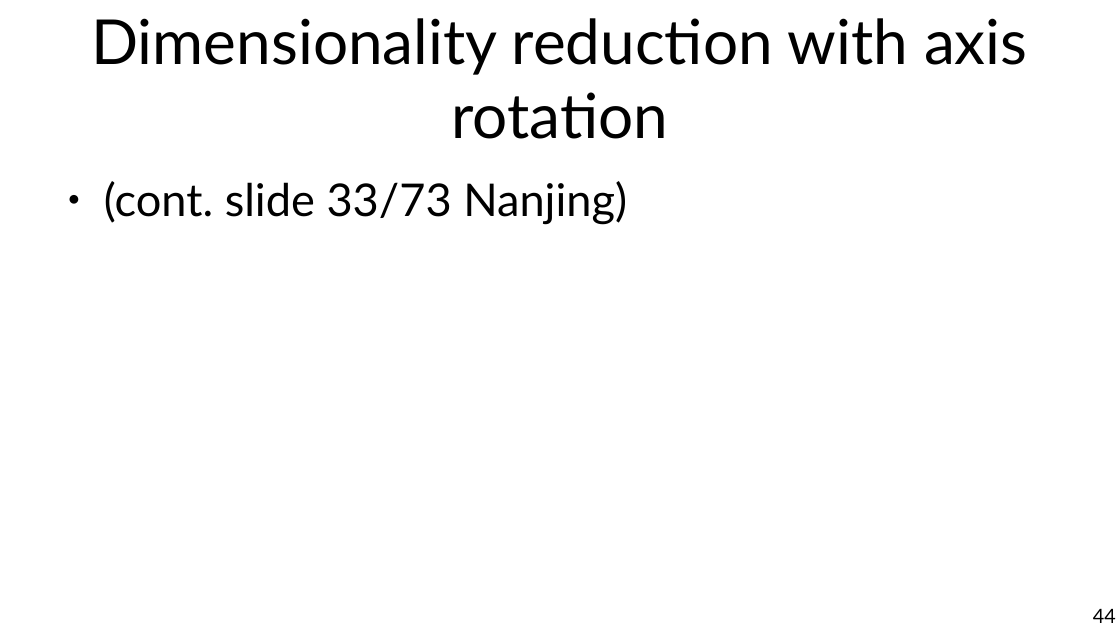
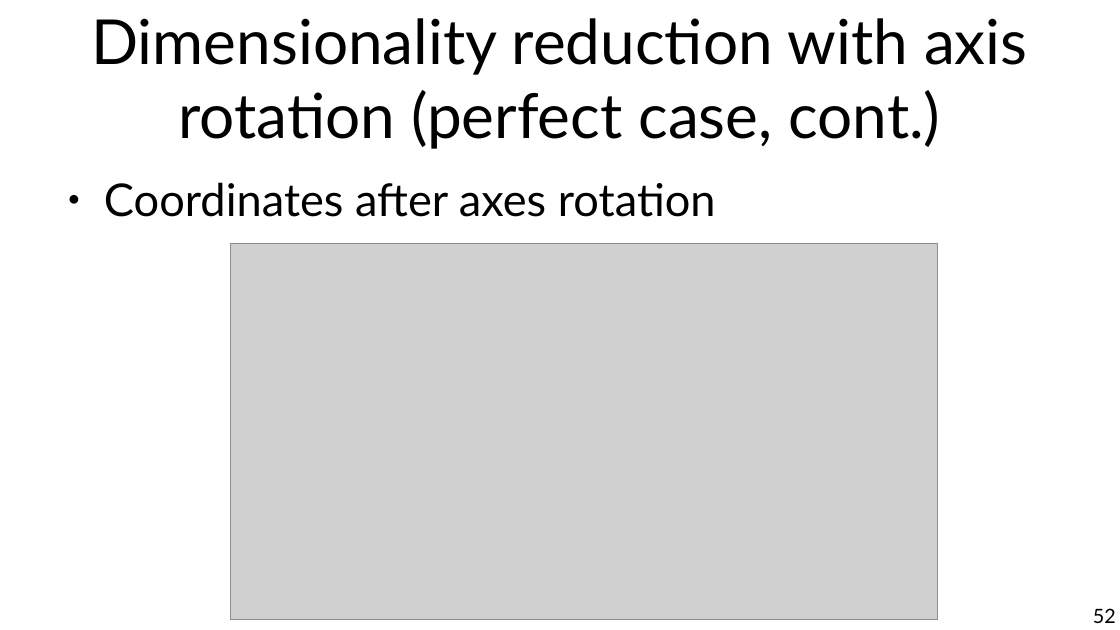
Before and after one commit to chatox/data-mining-course, a slide deck: slide 52 of theory/tt02_data_preparation.odp (slide 44 before the commit). Drawn at 1120x630 pixels with LibreOffice and Linux fonts; fonts in the diff are those of the drawing; grey boxes stand for pictures. Boxes give left, top, right and bottom in pixels: in the first picture for what was removed or moved away, otherwise in the second. Text is boxed around its words. In the diff, an @@ line names an element or a change of style, - is before the commit and + after.

```diff
--- a/theory/tt02_data_preparation.odp
+++ b/theory/tt02_data_preparation.odp
@@ title at [91, 18, 1028, 149]: text changed @@
-Dimensionality reduction with axis rotation
+Dimensionality reduction with axis rotation (perfect case, cont.)
@@ text at [104, 182, 716, 217]: text changed @@
-● (cont. slide 33/73 Nanjing)
+● Coordinates after axes rotation
@@ picture added at [231, 244, 938, 620] @@
@@ page number at [1093, 608, 1116, 623]: text changed @@
-44
+52
```
Also in this commit, not shown: 1 other slide changed, 19 slides added.
